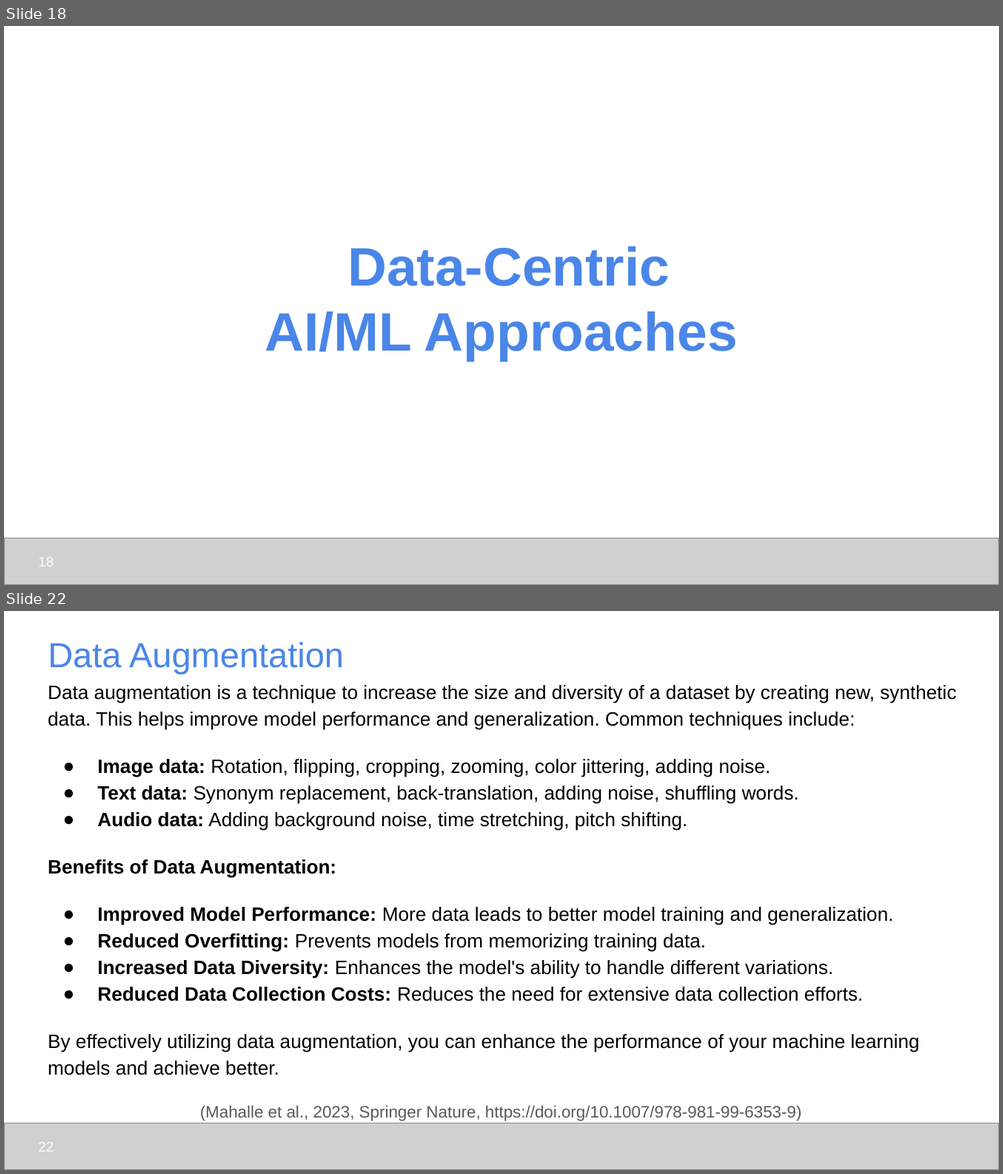
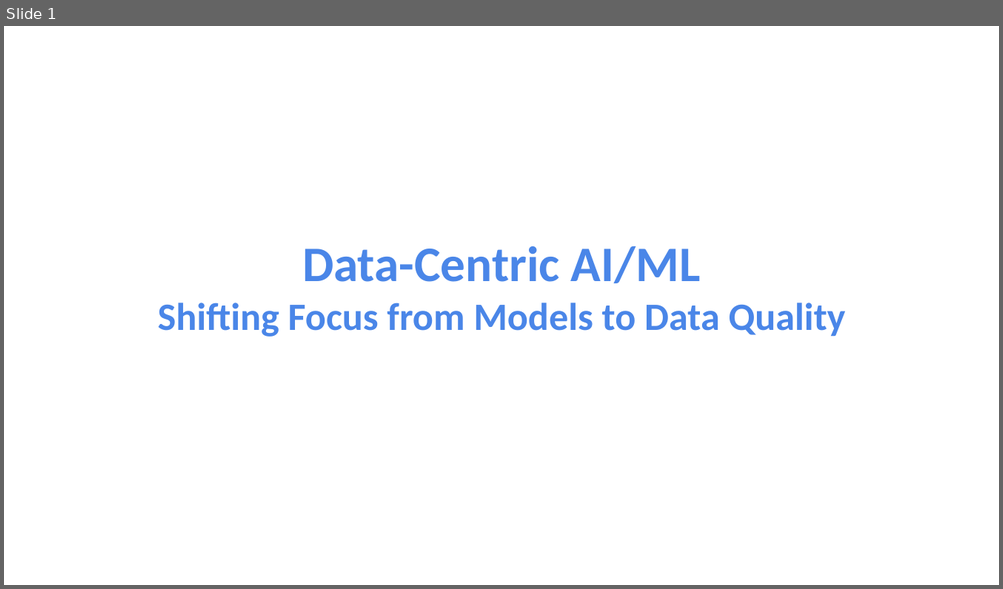
Before and after one commit to udel-cbcb/NIGMS-Sandbox-UD, a slide deck: Submodule_2/Lectures/Submodule_2_Lecture_3_Data_Centric_AI_ML.pptx. Shown one above the other, each under a label of ours: slides 18 and 22 before the commit, slide 1 after it; the slides between them are not shown. The pictures are 1003x1174 and 1003x589 pixels, drawn with LibreOffice and Linux fonts; fonts in the diff are those of the drawing; grey boxes stand for pictures; background and template pictures are left out. Boxes give left, top, right and bottom in pixels: in the first picture for what was removed or moved away, otherwise in the second. Text is boxed around its words. In the diff, an @@ line names an element or a change of style, - is before the commit and + after.

```diff
--- a/Submodule_2/Lectures/Submodule_2_Lecture_3_Data_Centric_AI_ML.pptx
+++ b/Submodule_2/Lectures/Submodule_2_Lecture_3_Data_Centric_AI_ML.pptx
@@ slide 22 removed at [4, 611, 999, 1170], background #FFFFFF @@
@@ title removed at [48, 642, 344, 674] @@
-Data Augmentation
@@ text removed at [48, 685, 956, 1076] @@
-Data augmentation is a technique to increase the size and diversity of a dataset by creating new, synthetic data. This helps improve model performance and generalization. Common techniques include:
-● Image data: Rotation, flipping, cropping, zooming, color jittering, adding noise.
-● Text data: Synonym replacement, back-translation, adding noise, shuffling words.
-● Audio data: Adding background noise, time stretching, pitch shifting.
-Benefits of Data Augmentation:
-● Improved Model Performance: More data leads to better model training and generalization.
-● Reduced Overfitting: Prevents models from memorizing training data.
-● Increased Data Diversity: Enhances the model's ability to handle different variations.
-● Reduced Data Collection Costs: Reduces the need for extensive data collection efforts.
-By effectively utilizing data augmentation, you can enhance the performance of your machine learning models and achieve better.
@@ text removed at [200, 1106, 802, 1122] @@
-(Mahalle et al., 2023, Springer Nature, https://doi.org/10.1007/978-981-99-6353-9)
@@ picture removed at [4, 1123, 999, 1170] @@
@@ page number removed at [38, 1142, 54, 1152] @@
-22
@@ what was slide 18 is now slide 1 @@
@@ slide 1 changed as well @@
@@ title at [158, 247, 845, 337]: text changed; size 39.2 to 28 pt; font Arial to Calibri @@
-Data-Centric
-AI/ML Approaches
+Data-Centric AI/ML
+Shifting Focus from Models to Data Quality
@@ picture removed at [4, 538, 999, 585] @@
@@ page number removed at [38, 557, 54, 567] @@
-18
```
Also in this commit, not shown: 4 other slides changed, 4 slides added, 20 other slides removed, 3 other files.
